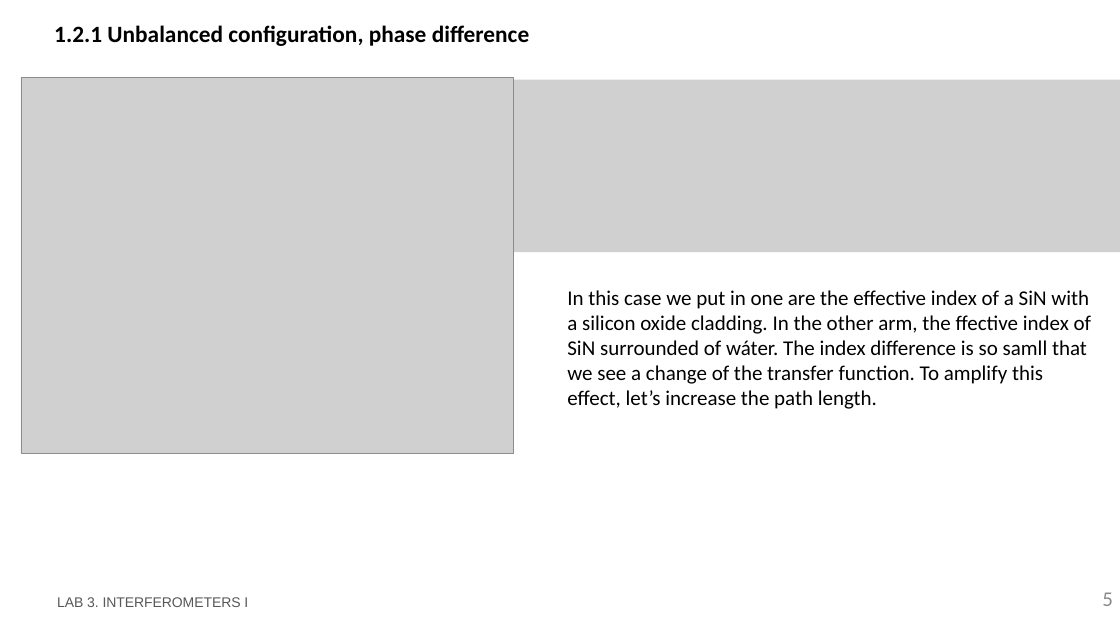
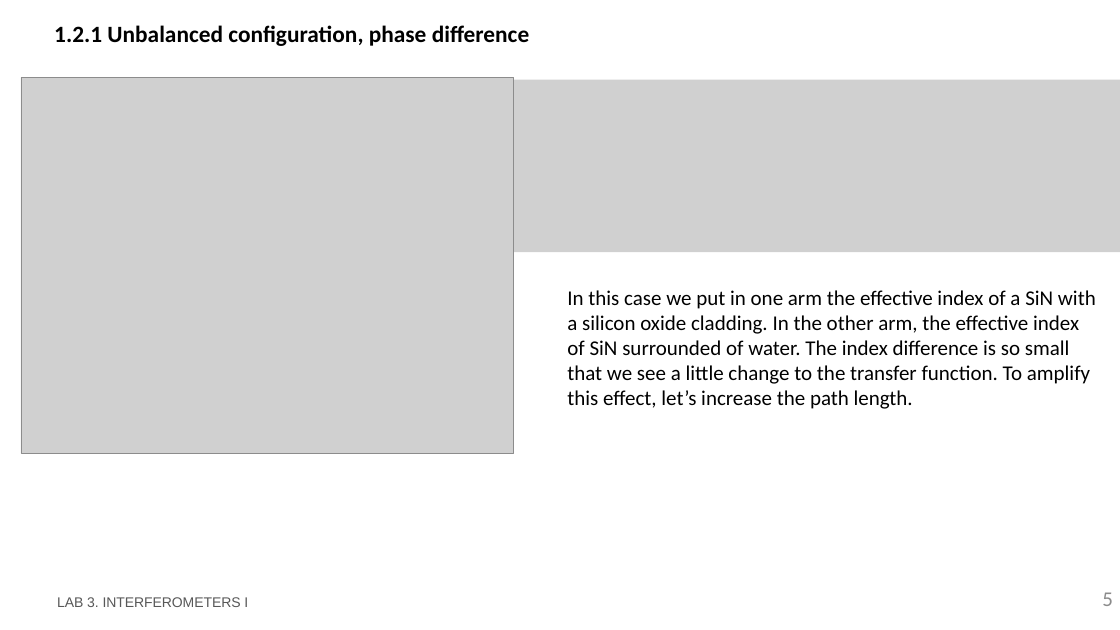
Before and after one commit to DBAEASE/pic-upv-lab3, a slide deck: slide 5 of LabBook_3.pptx. Drawn at 1120x630 pixels with LibreOffice and Linux fonts; fonts in the diff are those of the drawing; grey boxes stand for pictures; background and template pictures are left out. Boxes give left, top, right and bottom in pixels: in the first picture for what was removed or moved away, otherwise in the second. Text is boxed around its words. In the diff, an @@ line names an element or a change of style, - is before the commit and + after.

```diff
--- a/LabBook_3.pptx
+++ b/LabBook_3.pptx
@@ text at (567, 290, 1096, 409): text changed @@
-In this case we put in one are the effective index of a SiN with a silicon oxide cladding. In the other arm, the ffective index of SiN surrounded of wáter. The index difference is so samll that we see a change of the transfer function. To amplify this effect, let’s increase the path length.
+In this case we put in one arm the effective index of a SiN with a silicon oxide cladding. In the other arm, the effective index of SiN surrounded of water. The index difference is so small that we see a little change to the transfer function. To amplify this effect, let’s increase the path length.
```
Also in this commit, not shown: 12 other slides changed, 1 slide added, 1 other file.
